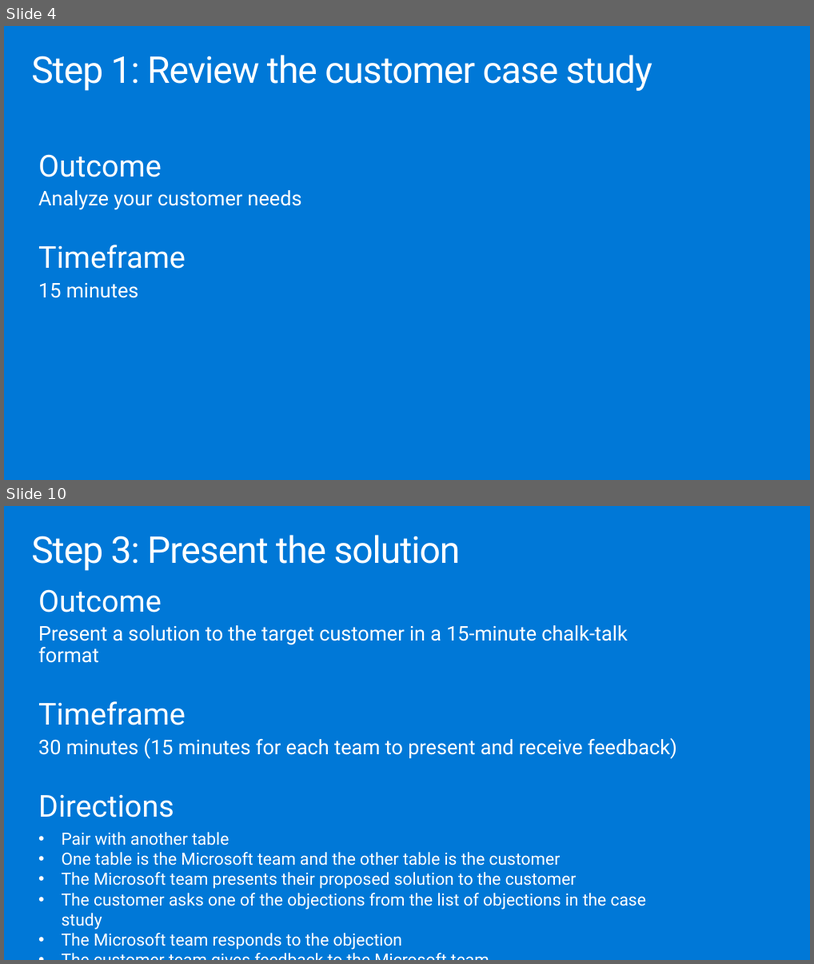
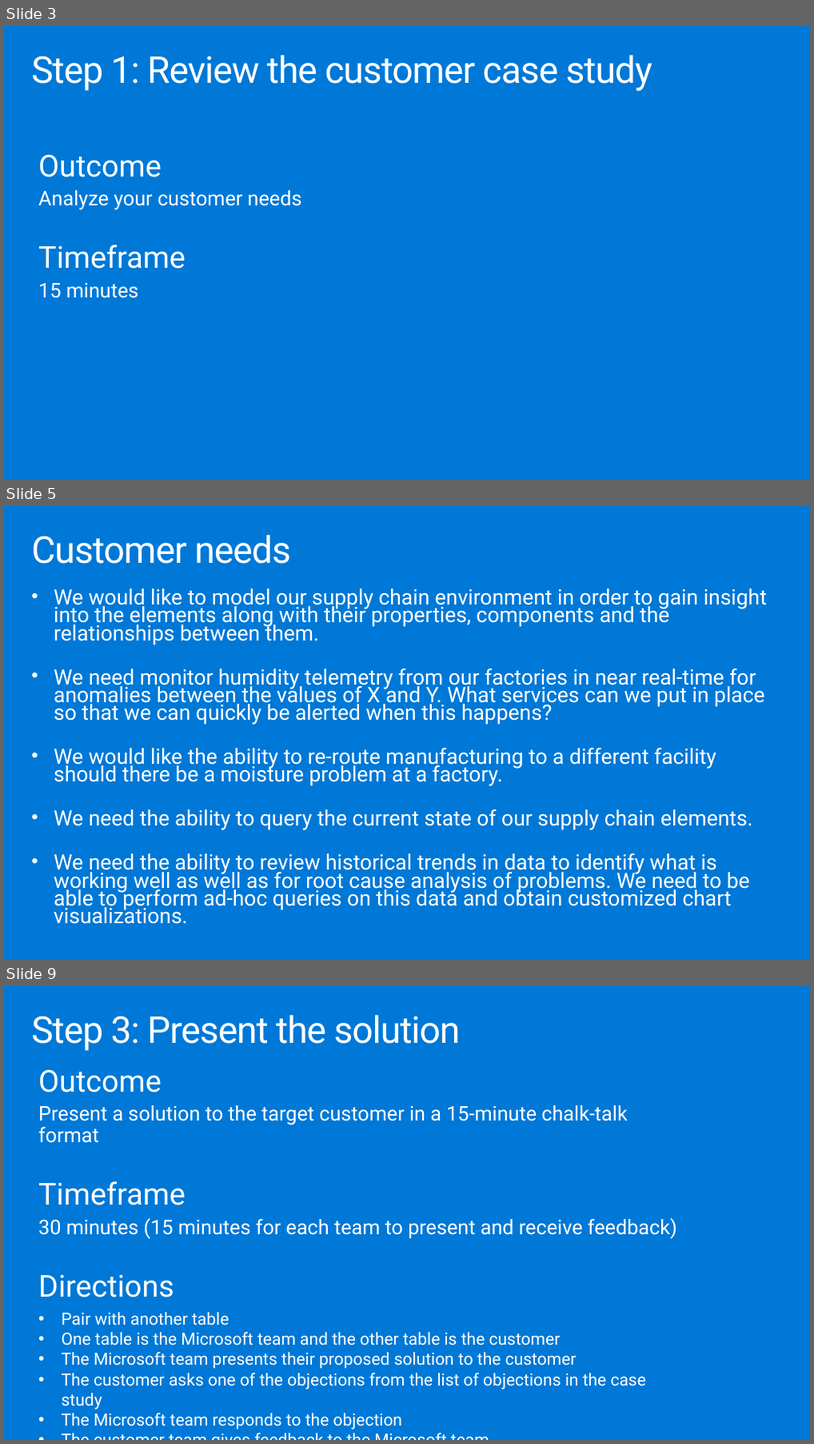
Before and after one commit to solliancenet/microsoft-leveraging-azure-digital-twins-supply-chain, a slide deck: Whiteboard design session/WDS trainer presentation - Leveraging Azure Digital Twins in a supply chain.pptx. Shown one above the other, each under a label of ours: slides 4 and 10 before the commit, slides 3, 5 and 9 after it; the slides between them are not shown. The pictures are 814x964 and 814x1444 pixels, drawn with LibreOffice and Linux fonts; fonts in the diff are those of the drawing. Boxes give left, top, right and bottom in pixels: in the first picture for what was removed or moved away, otherwise in the second. Text is boxed around its words. In the diff, an @@ line names an element or a change of style, - is before the commit and + after.

```diff
--- a/Whiteboard design session/WDS trainer presentation - Leveraging Azure Digital Twins in a supply chain.pptx
+++ b/Whiteboard design session/WDS trainer presentation - Leveraging Azure Digital Twins in a supply chain.pptx
@@ slide 5 added at [4,506,810,960], background #0078D7 @@
@@ title added at [31,535,291,564], 44.1 pt, text #FFFFFF @@
+Customer needs
@@ text added at [54,588,767,924], 25.2 pt, text #FFFFFF @@
+• We would like to model our supply chain environment in order to gain insight into the elements along with their properties, components and the relationships between them.
+• We need monitor humidity telemetry from our factories in near real-time for anomalies between the values of X and Y. What services can we put in place so that we can quickly be alerted when this happens?
+• We would like the ability to re-route manufacturing to a different facility should there be a moisture problem at a factory.
+• We need the ability to query the current state of our supply chain elements.
+• We need the ability to review historical trends in data to identify what is working well as well as for root cause analysis of problems. We need to be able to perform ad-hoc queries on this data and obtain customized chart visualizations.
@@ what was slide 4 is now slide 3 @@
@@ what was slide 10 is now slide 9 @@
```
Also in this commit, not shown: 1 slide changed, 19 other slides added, 17 slides removed, 1 other file.
